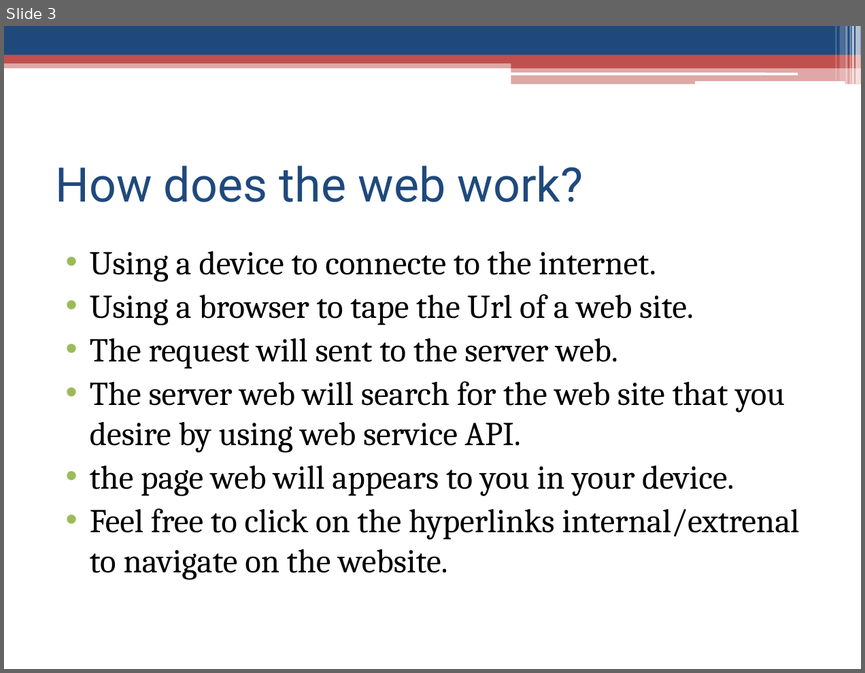
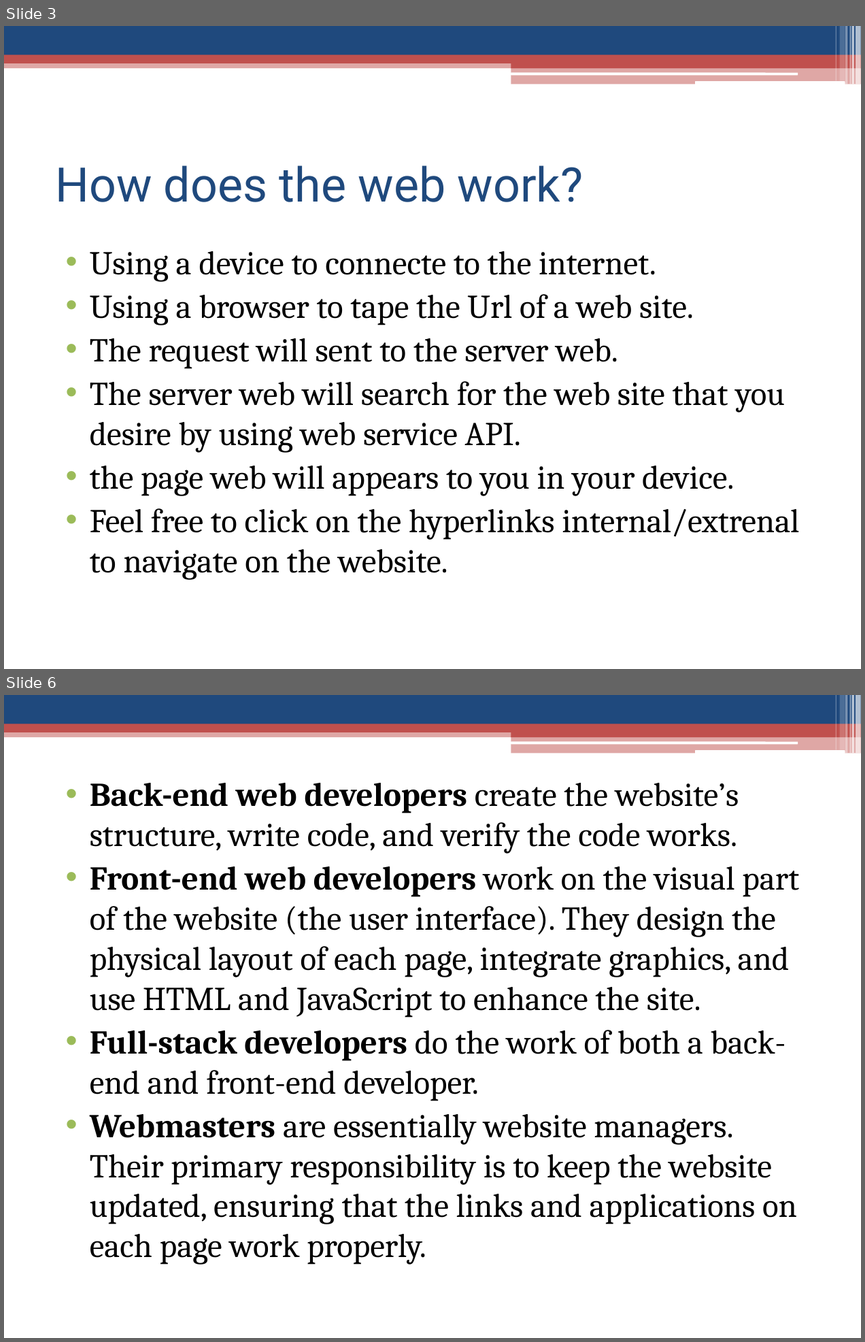
Before and after one commit to jmaielkawthar/GoMyCode, a slide deck: CHECKPOINT.pptx. Shown one above the other, each under a label of ours: slide 3 before the commit, slides 3 and 6 after it; the slides between them are not shown. The pictures are 865x673 and 865x1342 pixels, drawn with LibreOffice and Linux fonts; fonts in the diff are those of the drawing. Boxes give left, top, right and bottom in pixels: in the first picture for what was removed or moved away, otherwise in the second. Text is boxed around its words. In the diff, an @@ line names an element or a change of style, - is before the commit and + after.

```diff
--- a/CHECKPOINT.pptx
+++ b/CHECKPOINT.pptx
@@ slide 6 added at (x1=4, y1=695, x2=861, y2=1338), background #FFFFFF; not listed: 13 template elements that a slide beside it also shows @@
@@ text added at (x1=90, y1=783, x2=799, y2=1264), 28 pt, text #000000 @@
+• Back-end web developers create the website’s structure, write code, and verify the code works.
+• Front-end web developers work on the visual part of the website (the user interface). They design the physical layout of each page, integrate graphics, and use HTML and JavaScript to enhance the site.
+• Full-stack developers do the work of both a back-end and front-end developer.
+• Webmasters are essentially website managers. Their primary responsibility is to keep the website updated, ensuring that the links and applications on each page work properly.
```
Also in this commit, not shown: 3 slides changed, 1 other slide added.
